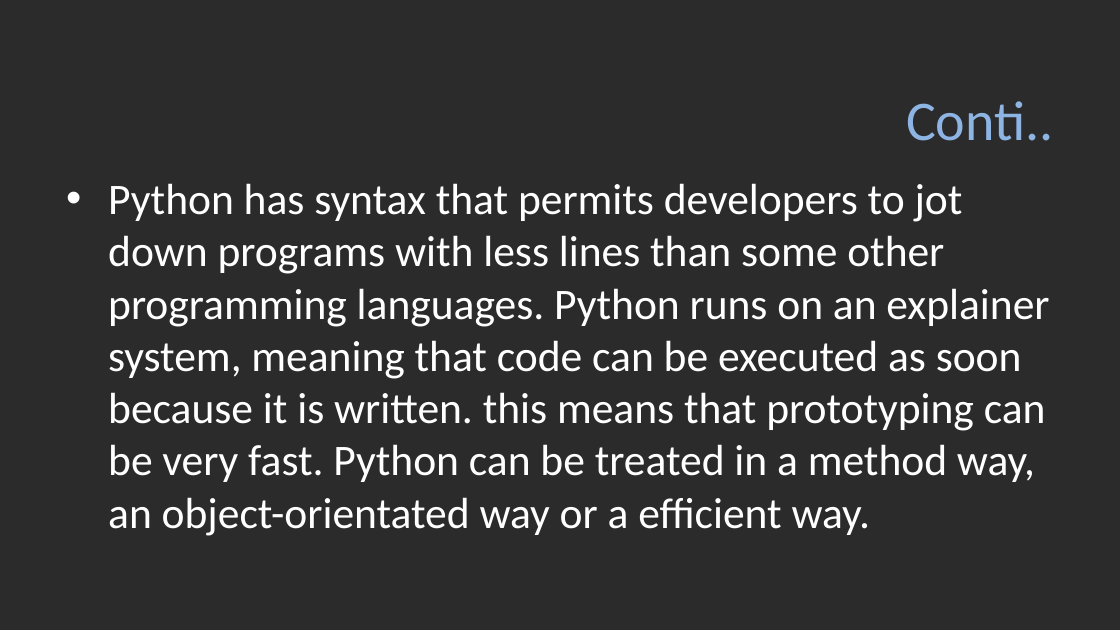
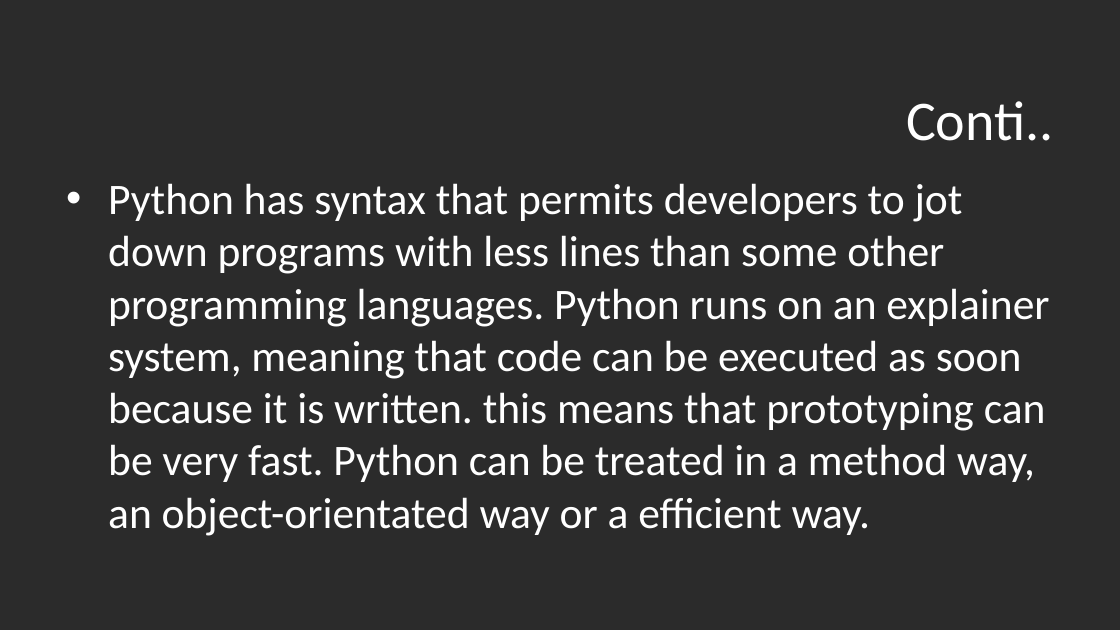
Before and after one commit to zakariahujale/python, a slide deck: slide 5 of unit1part1.pptx (slide 4 before the commit). Drawn at 1120x630 pixels with LibreOffice and Linux fonts; fonts in the diff are those of the drawing; background and template pictures are left out; a plain dark background stands for a picture behind light text. Boxes give left, top, right and bottom in pixels: in the first picture for what was removed or moved away, otherwise in the second. Text is boxed around its words. In the diff, an @@ line names an element or a change of style, - is before the commit and + after.

```diff
--- a/unit1part1.pptx
+++ b/unit1part1.pptx
@@ title "Conti.." at bbox=[906, 101, 1054, 141]: text colour #8EB4E3 to #FFFFFF @@
```
Also in this commit, not shown: 4 other slides changed, 27 slides added, 4 slides removed, 24 other files.
